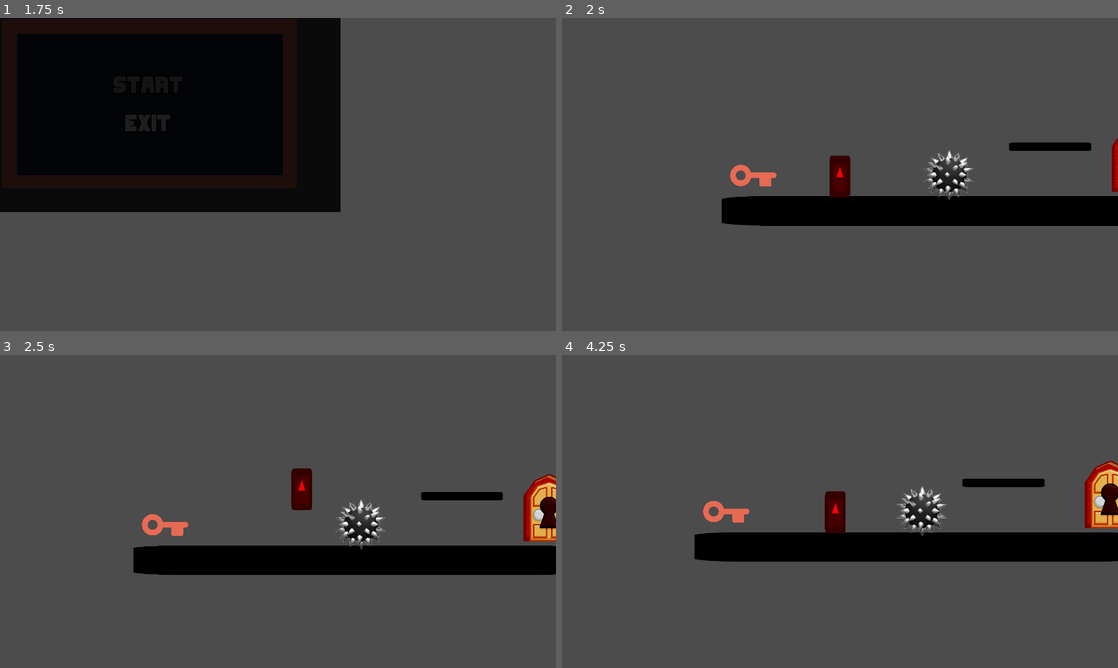
Above: before the commit, frames 1-4 (two rows, left to right).
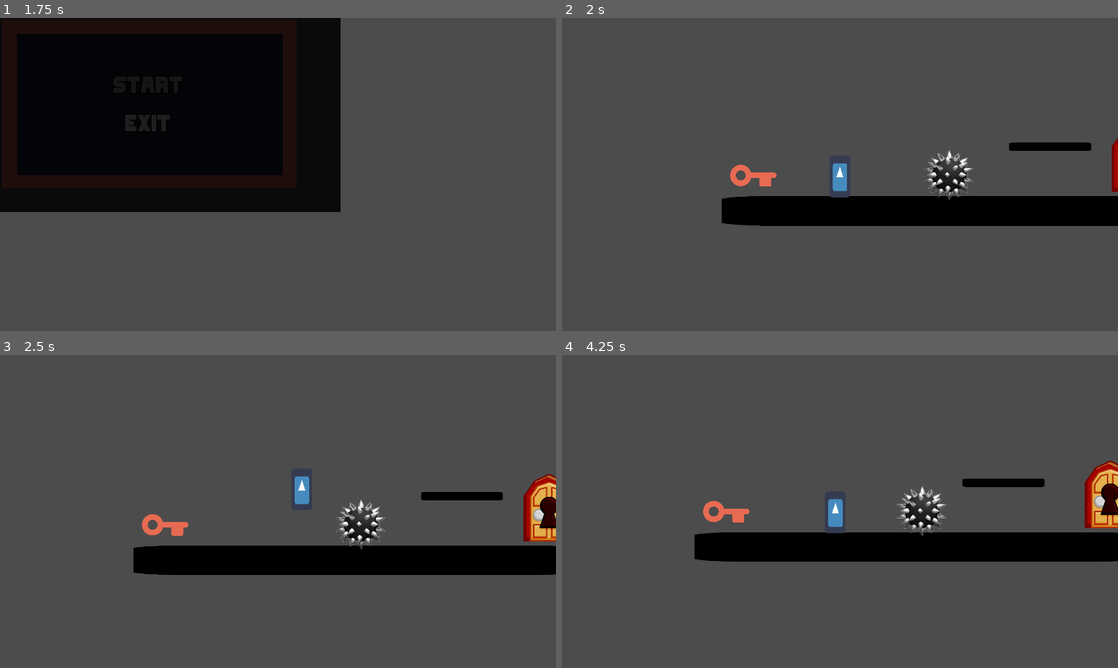
Above: after the commit, the same moments.

Repository: btzr-io/gwj-25
Game: Godot game, scene res://scenes/main_screen.tscn
Two runs of this game, one before a commit and one after it. Both use one fixed random seed, a clock stepped at 60 frames per second and the inputs below. The engine's default icon, where the game draws it, is replaced by a stand-in: a white triangle on a blue panel in a dark square.
Inputs:
- Up to frame 1 (1.75 s): hold Right (player_move_right) 0.53-1.25 s; hold Space (player_toggle) 0.53-1.25 s; tap Up (player_jump) at 0.77 s; click "start" at 1.25 s
- Up to frame 2 (2 s): no input
- Up to frame 3 (2.5 s): hold Right (player_move_right) from 2.03 s (still down); tap Space (player_toggle) at 2.1 s; tap Up (player_jump) at 2.27 s
- Up to frame 4 (4.25 s): release Right (player_move_right) at 2.78 s; hold Left (player_move_left) 2.78-3.53 s; hold Space (player_toggle) 2.78-3.53 s; hold Right (player_move_right) from 3.53 s (still down); tap Space (player_toggle) at 3.6 s; tap Up (player_jump) at 3.77 s

Frame 1 is identical in both runs. In frame 2, 0.5% of the frame differs, in the area x 48-52%, y 44-58%; in frame 3, 0.5%; in frame 4, 0.5%.

Commit message:
add basic toggle state logic

Diff:
--- a/project.godot
+++ b/project.godot
@@ -61,6 +61,7 @@
 
 2d_physics/layer_1="player"
 2d_physics/layer_2="objects"
+2d_physics/layer_3="dark_world"
 
 [rendering]
 
--- a/scenes/player.tscn
+++ b/scenes/player.tscn
@@ -93,11 +93,6 @@
 "name": "untail_we_get__anim",
 "speed": 5.0
 }, {
-"frames": [ ExtResource( 76 ), ExtResource( 43 ), ExtResource( 67 ), ExtResource( 55 ), ExtResource( 58 ), ExtResource( 35 ), ExtResource( 46 ), ExtResource( 60 ), ExtResource( 44 ), ExtResource( 56 ), ExtResource( 61 ), ExtResource( 38 ), ExtResource( 47 ), ExtResource( 75 ), ExtResource( 69 ) ],
-"loop": false,
-"name": "jump",
-"speed": 15.0
-}, {
 "frames": [ ExtResource( 71 ), ExtResource( 62 ), ExtResource( 50 ), ExtResource( 51 ), ExtResource( 36 ), ExtResource( 64 ), ExtResource( 65 ), ExtResource( 52 ), ExtResource( 29 ), ExtResource( 30 ), ExtResource( 54 ), ExtResource( 31 ), ExtResource( 53 ), ExtResource( 32 ), ExtResource( 34 ) ],
 "loop": false,
 "name": "dead",
@@ -111,6 +106,11 @@
 "frames": [ ExtResource( 40 ), ExtResource( 33 ), ExtResource( 59 ), ExtResource( 74 ), ExtResource( 68 ), ExtResource( 48 ), ExtResource( 63 ), ExtResource( 45 ), ExtResource( 70 ), ExtResource( 49 ), ExtResource( 57 ), ExtResource( 66 ), ExtResource( 39 ), ExtResource( 72 ), ExtResource( 41 ) ],
 "loop": true,
 "name": "run",
+"speed": 15.0
+}, {
+"frames": [ ExtResource( 76 ), ExtResource( 43 ), ExtResource( 67 ), ExtResource( 55 ), ExtResource( 58 ), ExtResource( 35 ), ExtResource( 46 ), ExtResource( 60 ), ExtResource( 44 ), ExtResource( 56 ), ExtResource( 61 ), ExtResource( 38 ), ExtResource( 47 ), ExtResource( 75 ), ExtResource( 69 ) ],
+"loop": false,
+"name": "jump",
 "speed": 15.0
 } ]
 
@@ -128,7 +128,6 @@
 shape = SubResource( 1 )
 
 [node name="Sprite" type="AnimatedSprite" parent="."]
-modulate = Color( 1, 0, 0, 1 )
 position = Vector2( -114.018, -226.743 )
 scale = Vector2( 1.75724, 3.52413 )
 z_as_relative = false
--- a/scripts/autoload/game_manager.gd
+++ b/scripts/autoload/game_manager.gd
@@ -1,12 +1,12 @@
 extends Node
 
-
-# Declare member variables here. Examples:
-# var a = 2
-# var b = "text"
+const Collision_Layers = {
+	"Walls": 3,
+	"Hero": 7,
+	"Enemies": 8,
+}
 
 var current_level = null
-
 
 # Called when the node enters the scene tree for the first time.
 func _ready():
--- a/scripts/player.gd
+++ b/scripts/player.gd
@@ -15,7 +15,17 @@
 var jump_count = 1
 var jumped = false
 
-var state = "alive"
+var state = "light"
+
+# Toggle dark / light mode
+func _process(delta):
+	if state != "dead":
+		if Input.is_action_pressed("player_toggle") and state != "dark":
+			state = "dark"
+			$Sprite.modulate = Color(1, 0, 0)
+		if Input.is_action_just_released("player_toggle") and state == "dark":
+			state = "light"
+			$Sprite.modulate = Color(1, 1, 1)
 
 #MOVEMENTS FUNCTION
 func _physics_process(delta):
@@ -23,6 +33,7 @@
 
 	if state != 'dead':
 		movement()
+
 	else:
 		friction = true
 
@@ -65,7 +76,9 @@
 		friction = true
 
 func respawn(new_position):
-	state = "alive"
+	state = "light"
+	# Restart visual indicator
+	$Sprite.modulate = Color(1, 1, 1)
 	position = new_position
 
 func die():
